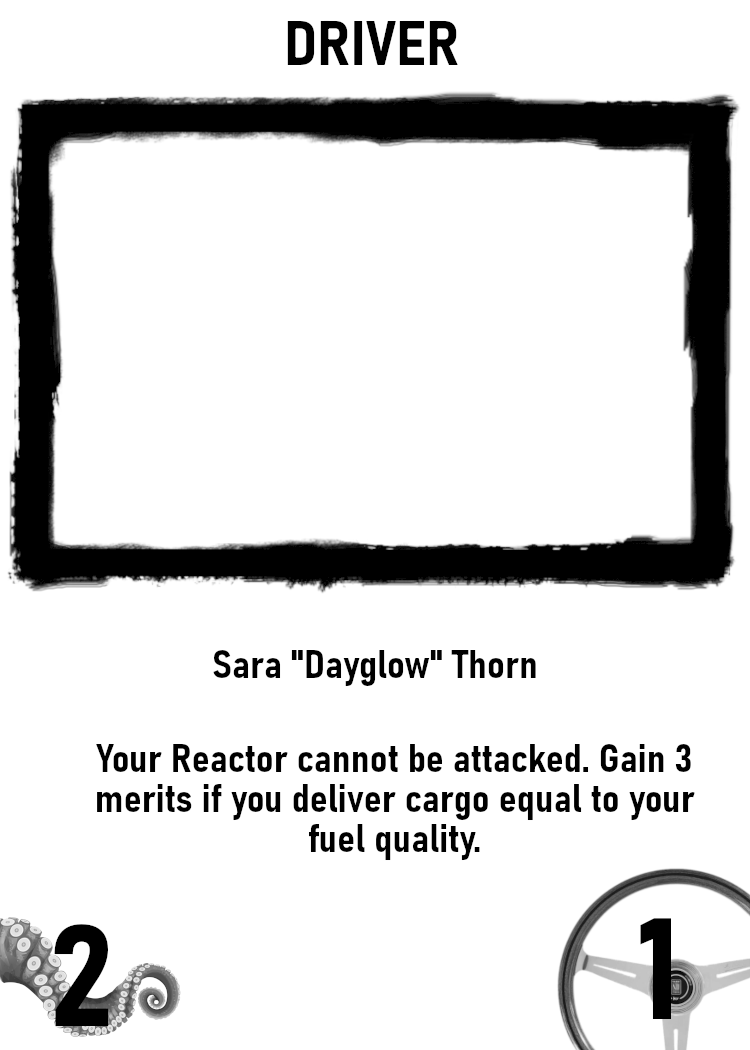
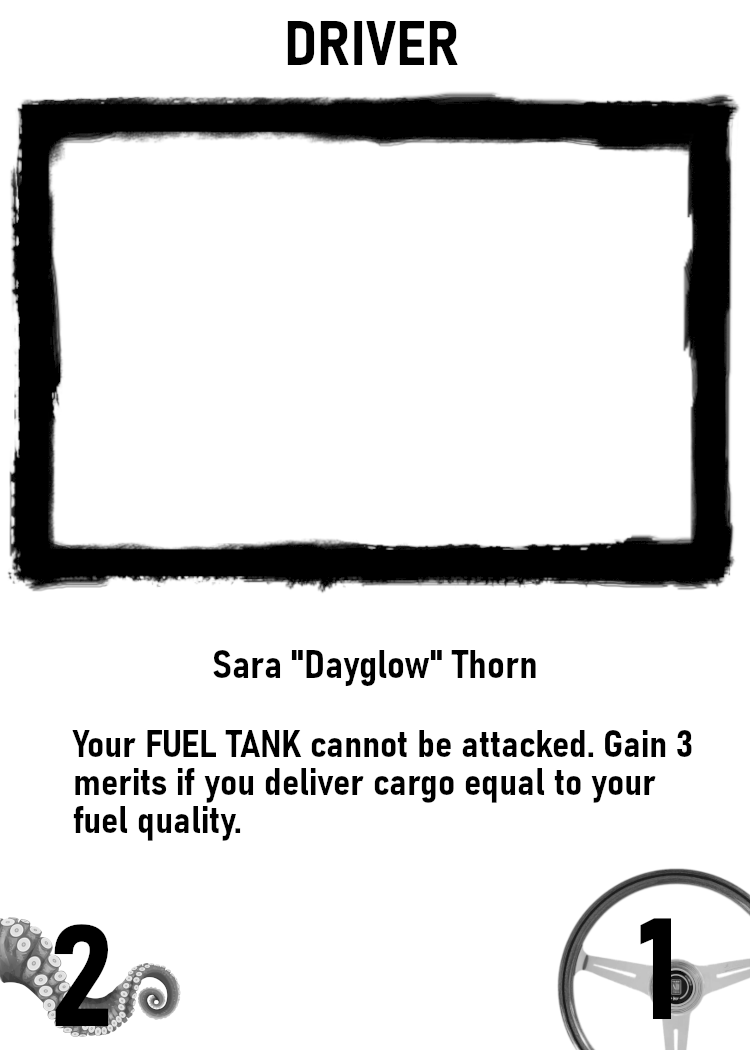
Layered file, before and after one edit (750×1050). Changes by layer:
painted on "Background" over bbox(72, 730, 695, 861)
